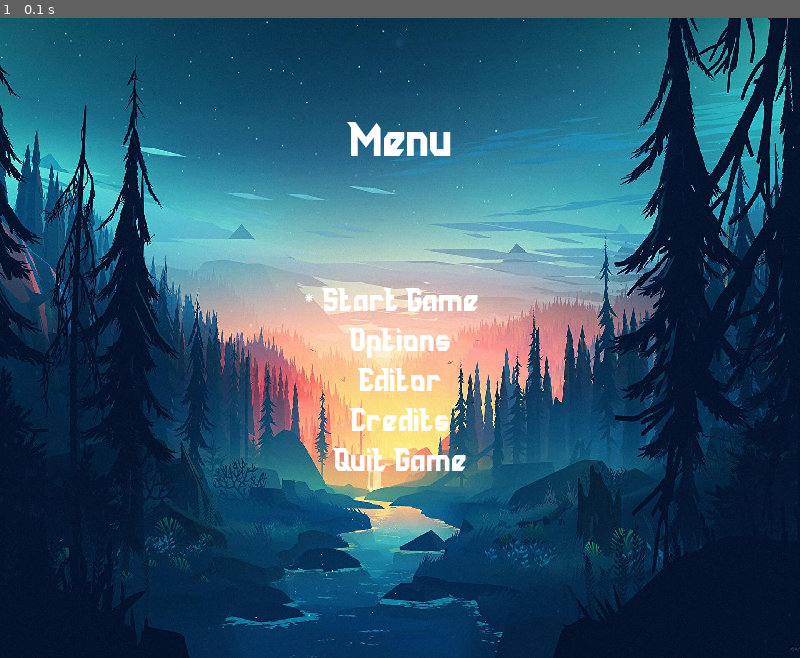
Above: before the commit, frame 1.
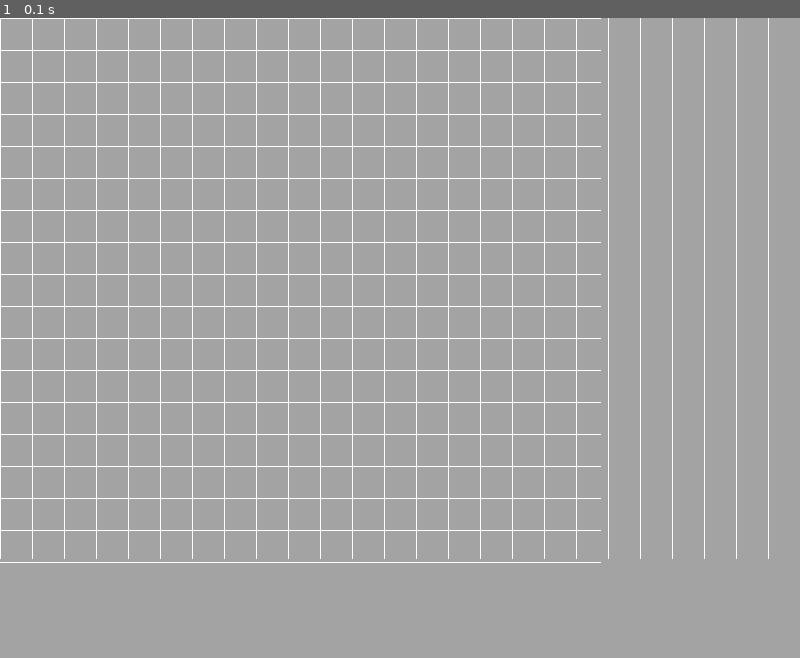
Above: after the commit, the same moment.

Repository: Mitasiek/SobotaPYGAME
Game: pygame game, started from main.py
Two runs of this game, one before a commit and one after it. Both use one fixed random seed, a clock stepped at 60 frames per second and the inputs below.
Inputs:
- Up to frame 1 (0.1 s): no input

The runs differ from the first frame. In frame 1, 99% of the frame differs, in the area x 0-100%, y 0-100%.

Commit message:
zajecia 24.04.2021

Diff:
--- /dev/null
+++ b/State/EditorState/editor.py
@@ -0,0 +1,47 @@
+from State.state import State
+import pygame
+
+class Editor(State):
+    def __init__(self,game):
+        super().__init__(game)
+        self.TILESIZE = 32
+        self.LOWERMARGIN = 100
+        self.SIDEMARGIN = 200
+        self.COLS = 30
+        self.ROWS = (self.game.DISPLAY_WIDTH - self.SIDEMARGIN) // self.TILESIZE
+        self.scrollLeft = False
+        self.scrollRight = False
+        self.keyBackspace = False
+    def ResetKeys(self):
+        self.keyBackspace = False
+    def CheckInput(self):
+        if (self.keyBackspace):
+            print("Backspace")
+    def UpdateEvents(self):
+        for event in pygame.event.get():
+            if event.type == pygame.QUIT:
+                self.runDisplay = False
+                self.game.start = False
+            if event.type == pygame.KEYDOWN:
+                if event.key == pygame.K_BACKSPACE:
+                    self.keyBackspace = True
+                    print(self.keyBackspace)
+    def Update(self):
+        self.UpdateEvents()
+        self.CheckInput()
+        self.ResetKeys()
+        pygame.display.update()
+    def DrawGrid(self):
+        for i in range(self.COLS):
+            pygame.draw.line(self.game.display,self.game.COLORS["white"],(i * self.TILESIZE,0),(i*self.TILESIZE,self.game.DISPLAY_HEIGHT- self.LOWERMARGIN))
+        for i in range(self.ROWS):
+            pygame.draw.line(self.game.display,self.game.COLORS["white"],(0,i * self.TILESIZE),(self.game.DISPLAY_WIDTH - self.SIDEMARGIN,i * self.TILESIZE))
+    def Render(self):
+        self.game.display.fill(self.game.COLORS["gray"])
+        self.DrawGrid()
+        self.BlitScreen()
+    def DisplayState(self):
+        print("Jestem w edytorze.")
+        while self.runDisplay:
+            self.Update()
+            self.Render()
--- a/State/MenuStates/menu.py
+++ b/State/MenuStates/menu.py
@@ -66,10 +66,18 @@
                 self.cursor_rect.midtop = (self.mid_w - 50, self.credits_h)
                 self.menuState = "Credits"
             self.keyUp = False
+    def ResetKeys(self):
+        self.keyDown = False
+        self.keyUp = False
+        self.keyEnter = False
     def CheckInput(self):
         if (self.keyEnter):
             print("Klawisz Enter został wcisnięty")
             print(f'State: {self.menuState}')
+            if (self.menuState == "Exit"):
+                print("Koniec programu.")
+                self.runDisplay = False
+                self.game.start = False
     def UpdateEvents(self):
         for event in pygame.event.get():
             if event.type == pygame.QUIT:
@@ -79,7 +87,7 @@
                 #Lista obslugiwanych klawiszy
                 if event.key == pygame.K_RETURN:
                     self.keyEnter = True
-                    self.CheckInput()
+                    #self.CheckInput()
                 if event.key == pygame.K_BACKSPACE:
                     print("Cofamy się")
                 if event.key == pygame.K_DOWN:
@@ -90,6 +98,8 @@
                     self.MoveCursor()
     def Update(self):
         self.UpdateEvents()
+        self.CheckInput()
+        self.ResetKeys()
         pygame.display.update()
     def Render(self):
         self.game.display.fill(self.game.COLORS["red"])
--- a/game.py
+++ b/game.py
@@ -1,5 +1,6 @@
 import pygame
 from State.MenuStates.menu import Menu
+from State.EditorState.editor import Editor
 
 class Game():
     # Konstruktor klasy Game:
@@ -13,14 +14,17 @@
         self.display = pygame.Surface( (self.DISPLAY_WIDTH, self.DISPLAY_HEIGHT) )
         self.window = pygame.display.set_mode( (self.DISPLAY_WIDTH, self.DISPLAY_HEIGHT) )
         self.menuState = Menu(self)
-        self.currentState = self.menuState
+        self.editorState = Editor(self)
+        #self.currentState = self.menuState
+        self.currentState = self.editorState
         self.fontSRC = "Font/BIGSPACE.TTF"
         self.COLORS = {
             "white":(255,255,255),
             "black":(0,0,0),
             "red":(255,0,0),
             "green":(0,255,0),
-            "blue":(0,0,255)
+            "blue":(0,0,255),
+            "gray":(163,163,163)
         }
         # NEW ELEMENTS:
         self.bg = pygame.image.load("img/wallpaper.jpg")
